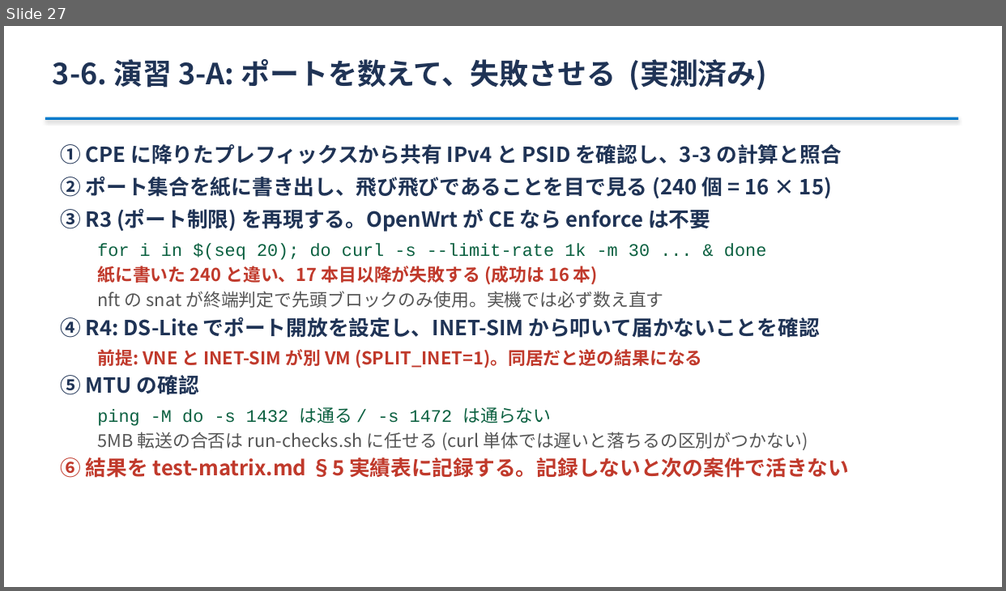
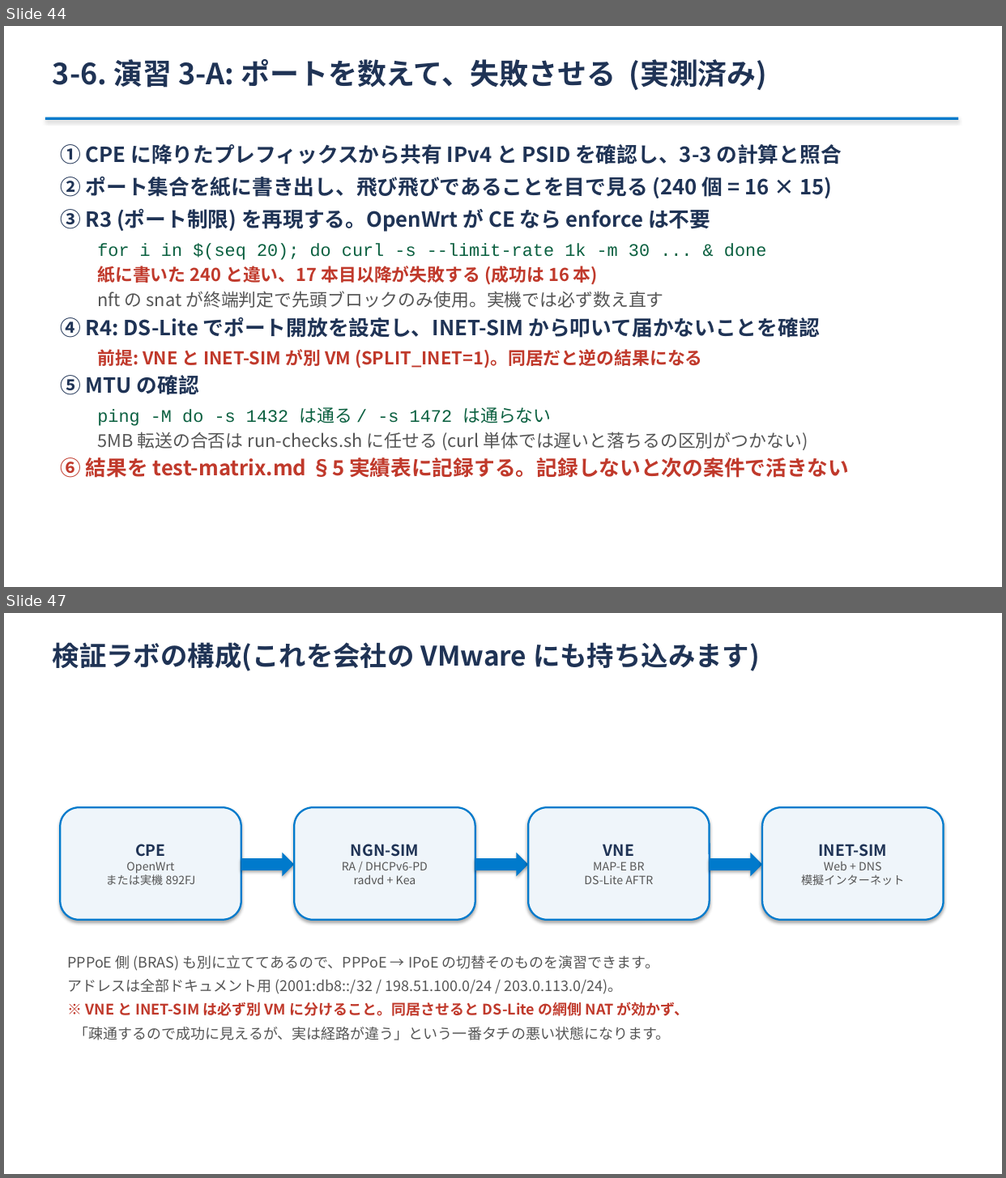
Before and after one commit to ginchankawaii/claude-code-book-template, a slide deck: docs/ipoe-lab/slides/toranomaki.pptx. Shown one above the other, each under a label of ours: slide 27 before the commit, slides 44 and 47 after it; the slides between them are not shown. The pictures are 1006x591 and 1006x1178 pixels, drawn with LibreOffice and Linux fonts; fonts in the diff are those of the drawing. Boxes give left, top, right and bottom in pixels: in the first picture for what was removed or moved away, otherwise in the second. Text is boxed around its words. In the diff, an @@ line names an element or a change of style, - is before the commit and + after.

```diff
--- a/docs/ipoe-lab/slides/toranomaki.pptx
+++ b/docs/ipoe-lab/slides/toranomaki.pptx
@@ slide 47 added at <box>4,613,1002,1174</box>, background #FFFFFF @@
@@ text added at <box>53,642,760,671</box>, 26 pt, text #1F3355, bold @@
+検証ラボの構成(これを会社の VMware にも持ち込みます)
@@ rounded rectangle added at <box>60,807,241,920</box>, fill #EFF5FA, outline #007ACC 1.75 pt, 11 pt, text #555555 @@
+CPE
+OpenWrt
+または実機 892FJ
@@ rounded rectangle added at <box>295,807,475,920</box>, fill #EFF5FA, outline #007ACC 1.75 pt, 11 pt, text #555555 @@
+NGN-SIM
+RA / DHCPv6-PD
+radvd + Kea
@@ rounded rectangle added at <box>528,807,710,920</box>, fill #EFF5FA, outline #007ACC 1.75 pt, 11 pt, text #555555 @@
+VNE
+MAP-E BR
+DS-Lite AFTR
@@ rounded rectangle added at <box>762,807,944,920</box>, fill #EFF5FA, outline #007ACC 1.75 pt, 11 pt, text #555555 @@
+INET-SIM
+Web + DNS
+模擬インターネット
@@ right arrow added at <box>241,853,295,876</box>, fill #007ACC @@
@@ right arrow added at <box>475,853,529,876</box>, fill #007ACC @@
@@ right arrow added at <box>710,853,762,876</box>, fill #007ACC @@
@@ text added at <box>67,956,689,1041</box>, 14 pt, text #555555 @@
+PPPoE 側 (BRAS) も別に立ててあるので、PPPoE → IPoE の切替そのものを演習できます。
+アドレスは全部ドキュメント用 (2001:db8::/32 / 198.51.100.0/24 / 203.0.113.0/24)。
+※ VNE と INET-SIM は必ず別 VM に分けること。同居させると DS-Lite の網側 NAT が効かず、
+「疎通するので成功に見えるが、実は経路が違う」という一番タチの悪い状態になります。
@@ what was slide 27 is now slide 44 @@
```
Also in this commit, not shown: 2 slides changed, 25 other slides added, 3 other files.
